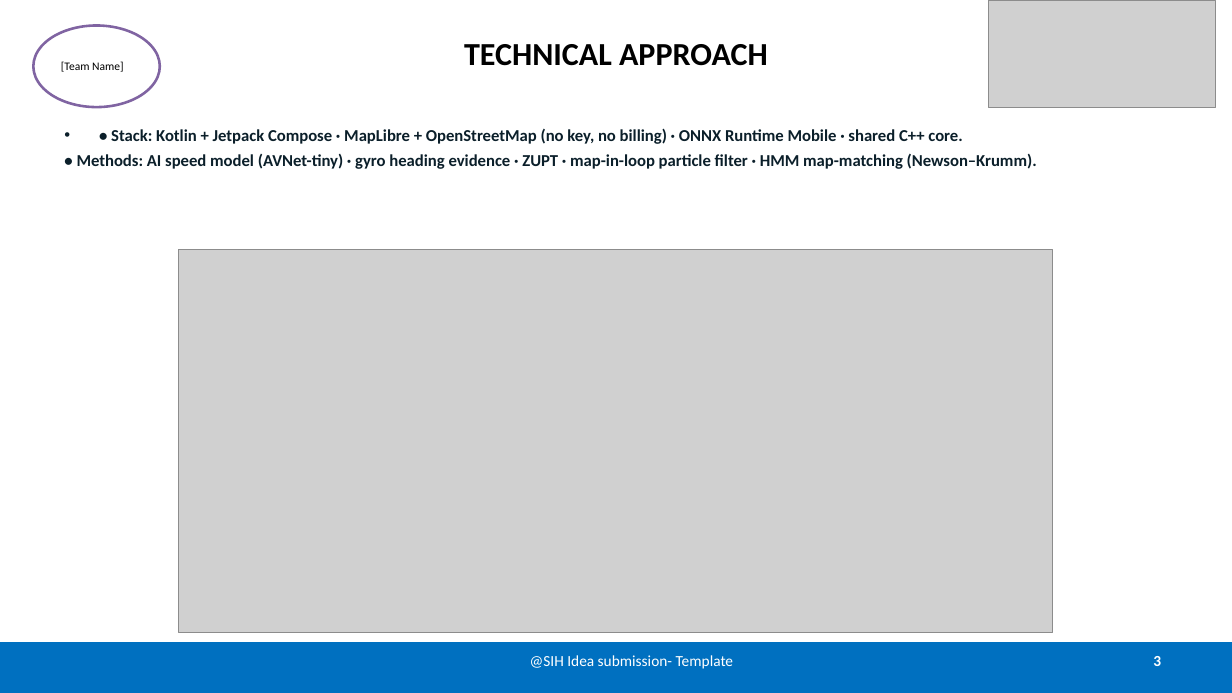
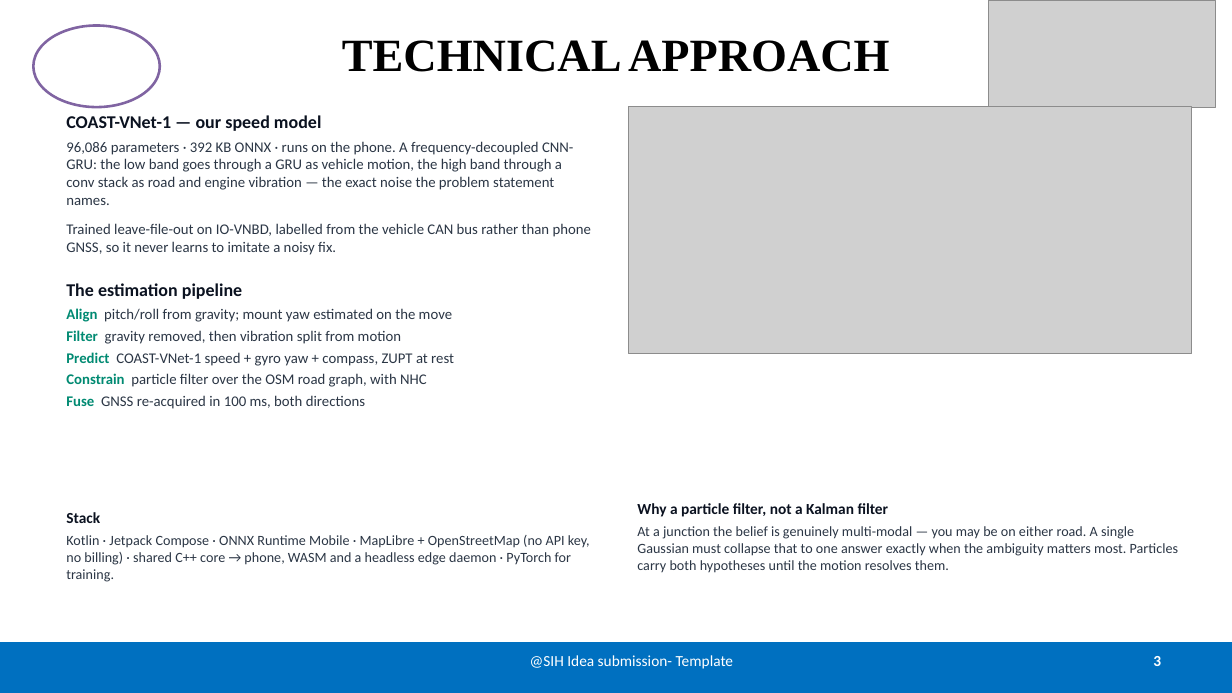
Before and after one commit to dhruva137/coast-, a slide deck: slide 3 of final_demo_pitch/ppt_assets/COAST_SIH2026_IDEA.pptx. Drawn at 1232x693 pixels with LibreOffice and Linux fonts; fonts in the diff are those of the drawing; grey boxes stand for pictures. Boxes give left, top, right and bottom in pixels: in the first picture for what was removed or moved away, otherwise in the second. Text is boxed around its words. In the diff, an @@ line names an element or a change of style, - is before the commit and + after.

```diff
--- a/final_demo_pitch/ppt_assets/COAST_SIH2026_IDEA.pptx
+++ b/final_demo_pitch/ppt_assets/COAST_SIH2026_IDEA.pptx
@@ title "TECHNICAL APPROACH" at bbox=[342, 40, 890, 72]: size 25 to 36 pt, font Calibri to Times New Roman @@
@@ text in ellipse at bbox=[61, 61, 124, 72]: text removed @@
-[Team Name]
@@ text at bbox=[66, 115, 591, 409]: text changed; size 13 to 11.5 pt; text colour #0B1F2A to #2B3645; bold off @@
-• • Stack: Kotlin + Jetpack Compose · MapLibre + OpenStreetMap (no key, no billing) · ONNX Runtime Mobile · shared C++ core.
-• Methods: AI speed model (AVNet-tiny) · gyro heading evidence · ZUPT · map-in-loop particle filter · HMM map-matching (Newson–Krumm).
+COAST-VNet-1 — our speed model
+96,086 parameters · 392 KB ONNX · runs on the phone. A frequency-decoupled CNN-GRU: the low band goes through a GRU as vehicle motion, the high band through a conv stack as road and engine vibration — the exact noise the problem statement names.
+Trained leave-file-out on IO-VNBD, labelled from the vehicle CAN bus rather than phone GNSS, so it never learns to imitate a noisy fix.
+The estimation pipeline
+Align pitch/roll from gravity; mount yaw estimated on the move
+Filter gravity removed, then vibration split from motion
+Predict COAST-VNet-1 speed + gyro yaw + compass, ZUPT at rest
+Constrain particle filter over the OSM road graph, with NHC
+Fuse GNSS re-acquired in 100 ms, both directions
@@ picture: place and size @@
-picture at bbox=[179, 250, 1054, 633]
+picture at bbox=[628, 106, 1192, 354]
@@ text added at bbox=[637, 503, 1178, 573], 11 pt, text #2B3645 @@
+Why a particle filter, not a Kalman filter
+At a junction the belief is genuinely multi-modal — you may be on either road. A single Gaussian must collapse that to one answer exactly when the ambiguity matters most. Particles carry both hypotheses until the motion resolves them.
@@ text added at bbox=[66, 512, 590, 582], 11 pt, text #2B3645 @@
+Stack
+Kotlin · Jetpack Compose · ONNX Runtime Mobile · MapLibre + OpenStreetMap (no API key, no billing) · shared C++ core → phone, WASM and a headless edge daemon · PyTorch for training.
```
Also in this commit, not shown: 5 other slides changed, 7 other files.
